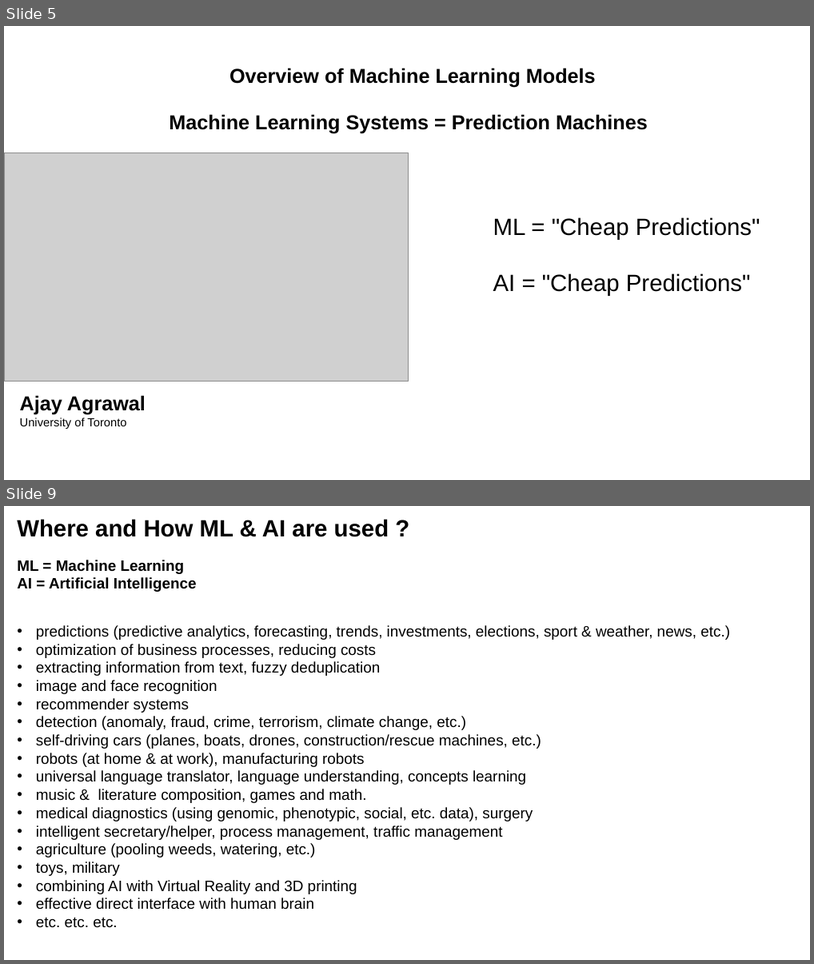
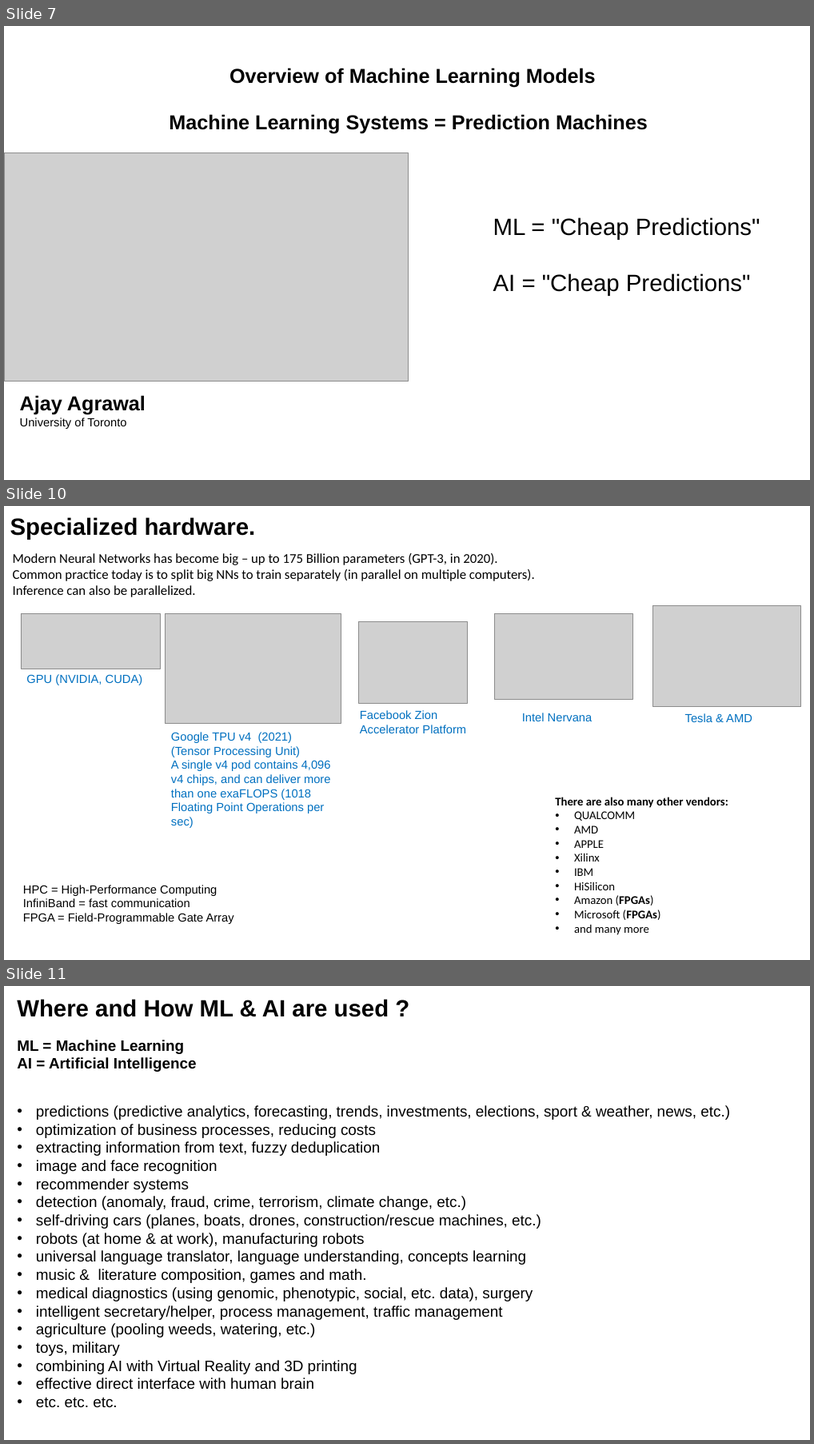
Before and after one commit to lselector/ml_ai_doc, a slide deck: lect00_AI_intro.pptx. Shown one above the other, each under a label of ours: slides 5 and 9 before the commit, slides 7, 10 and 11 after it; the slides between them are not shown. The pictures are 814x964 and 814x1444 pixels, drawn with LibreOffice and Linux fonts; fonts in the diff are those of the drawing; grey boxes stand for pictures. Boxes give left, top, right and bottom in pixels: in the first picture for what was removed or moved away, otherwise in the second. Text is boxed around its words. In the diff, an @@ line names an element or a change of style, - is before the commit and + after.

```diff
--- a/lect00_AI_intro.pptx
+++ b/lect00_AI_intro.pptx
@@ slide 10 added at (4, 506, 810, 960), background #FFFFFF @@
@@ text added at (10, 517, 256, 540), 28 pt, text #000000, bold @@
+Specialized hardware.
@@ text added at (13, 553, 535, 597), 16 pt, text #000000 @@
+Modern Neural Networks has become big – up to 175 Billion parameters (GPT-3, in 2020).
+Common practice today is to split big NNs to train separately (in parallel on multiple computers).
+Inference can also be parallelized.
@@ picture added at (21, 613, 161, 668) @@
@@ picture added at (165, 614, 342, 723) @@
@@ picture added at (359, 621, 467, 704) @@
@@ picture added at (495, 614, 633, 699) @@
@@ picture added at (653, 606, 802, 706) @@
@@ text added at (26, 674, 143, 685), 14 pt, text #0070C0 @@
+GPU (NVIDIA, CUDA)
@@ text added at (360, 710, 466, 733), 14 pt, text #0070C0 @@
+Facebook Zion Accelerator Platform
@@ text added at (522, 712, 593, 721), 14 pt, text #0070C0 @@
+Intel Nervana
@@ text added at (686, 713, 753, 722), 14 pt, text #0070C0 @@
+Tesla & AMD
@@ text added at (171, 732, 331, 828), 14 pt, text #0070C0 @@
+Google TPU v4 (2021)
+(Tensor Processing Unit)
+A single v4 pod contains 4,096 v4 chips, and can deliver more than one exaFLOPS (1018 Floating Point Operations per sec)
@@ text added at (555, 796, 729, 935), 14 pt, text #000000 @@
+There are also many other vendors:
+• QUALCOMM
+• AMD
+• APPLE
+• Xilinx
+• IBM
+• HiSilicon
+• Amazon (FPGAs)
+• Microsoft (FPGAs)
+• and many more
@@ text added at (23, 884, 234, 924), 14 pt, text #000000 @@
+HPC = High-Performance Computing InfiniBand = fast communication
+FPGA = Field-Programmable Gate Array
@@ what was slide 5 is now slide 7 @@
@@ what was slide 9 is now slide 11 @@
```
Also in this commit, not shown: 5 slides changed, 2 other slides added, 1 slide removed.
